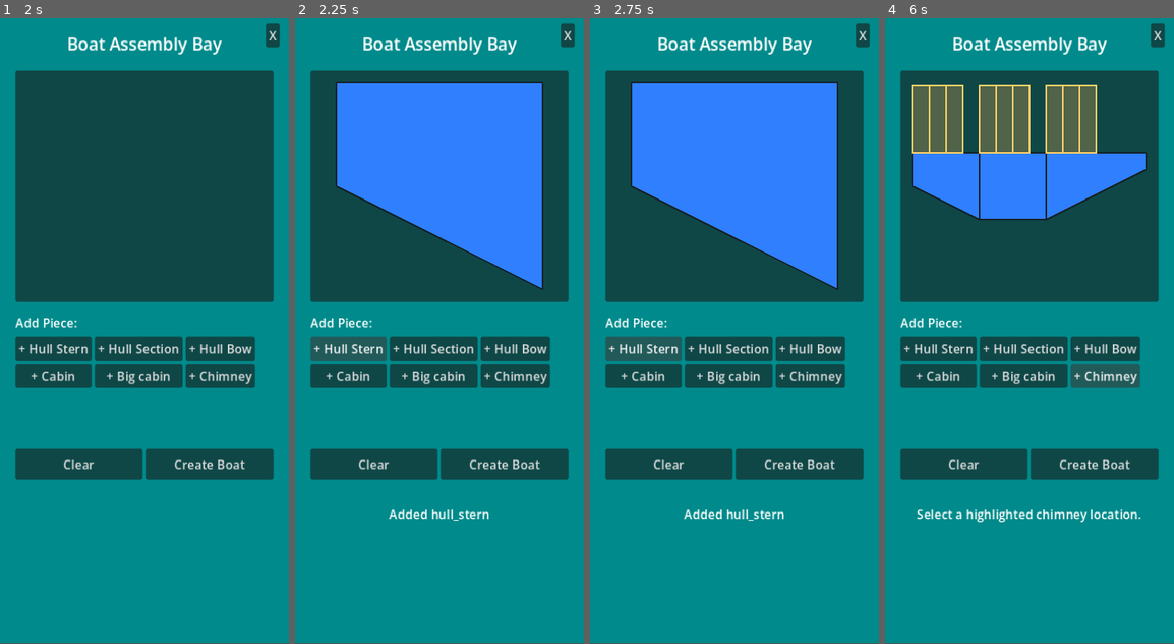
Above: before the commit, frames 1-4 (left to right).
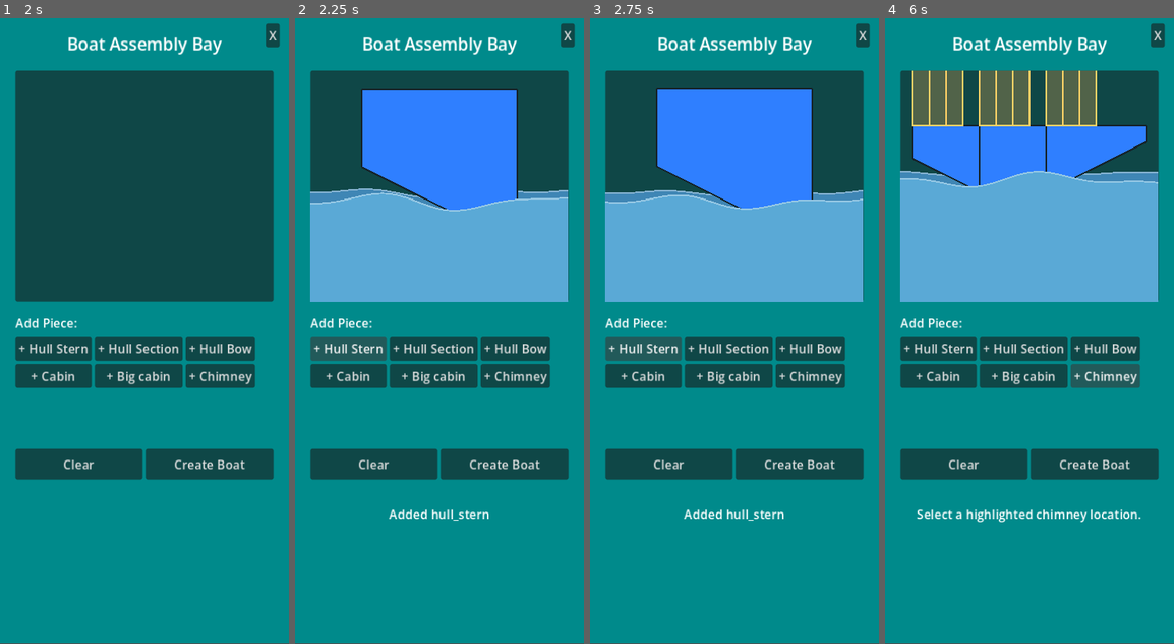
Above: after the commit, the same moments.

Repository: the-shipwrights/the-shipyard
Game: Godot game, scene res://ClientMain.tscn
The game is run twice, just before and just after one commit, with the same random seed, the same clock (stepped at 60 frames per second) and the same inputs.
Inputs (mouse positions are in pixels of both pictures, inside the frame that each line leads up to):
- Up to frame 1 (2 s): click (144, 305) at 0.52 s; type "12" at 0.6 s; click "Build a boat" at 1.25 s
- Up to frame 2 (2.25 s): click "+ Hull Stern" at 2 s
- Up to frame 3 (2.75 s): no input
- Up to frame 4 (6 s): click "+ Hull Section" at 2.75 s; click "+ Hull Bow" at 3.5 s; click "+ Cabin" at 4.25 s; click "+ Big cabin" at 5 s; click "+ Chimney" at 5.75 s

Frame 1 is identical in both runs. In frame 2, 19% of the frame differs, in the area x 5-95%, y 10-46%; in frame 3, 19%; in frame 4, 24%, in the area x 5-95%, y 8-46%.

Commit message:
Made the boat bob in water on the paint screen and fixed the paint highlighting to change with the field selection

Diff:
--- a/simulation/client/Scripts/boat_preview_2d.gd
+++ b/simulation/client/Scripts/boat_preview_2d.gd
@@ -18,6 +18,23 @@
 	4: {"width": 4.0, "height": 6.0, "shape": "rect", "color_field": "secondary"},
 	11: {"width": 1.0, "height": 4.0, "shape": "chimney", "color_field": "accent"},
 }
+
+const BACK_WAVE_COLOR := Color("#3f86b5")
+const FRONT_WAVE_COLOR := Color("#5aa9d6")
+const BOB_AMPLITUDE := 3.0
+const BOB_SPEED := 1.1
+const WAVE_STEP := 4.0
+const WAVE_MARGIN := 40.0
+const STEEPNESS := 0.5  # peaked crests; keep the sum of amp*k*steepness below 1
+
+# amplitude (px), wavelength (px), heave speed (rad/s), phase
+const SWELLS := [
+	[5.0, 280.0, 0.7, 0.0],
+	[6.0, 220.0, 0.9, 2.1],
+	[4.0, 140.0, 1.0, 3.0],
+]
+
+var _time := 0.0
 
 var _pieces: Array = []
 
@@ -71,6 +88,7 @@
 
 
 func _draw() -> void:
+	_candidate_rects.clear()
 	if _pieces.is_empty():
 		return
 
@@ -99,16 +117,27 @@
 
 	var boat_size := Vector2(max_x - min_x, max_y - min_y)
 	var available := size - Vector2(PADDING * 2.0, PADDING * 2.0)
+	available.y *= 0.75  # leave room for water below the boat
 	var scale_factor := minf(
 		available.x / maxf(boat_size.x, 1.0),
 		available.y / maxf(boat_size.y, 1.0)
 	)
-	var center := size / 2.0
+
+	var base_center := size / 2.0 - Vector2(0.0, size.y * 0.1)
+	var bob := _wave_offset(size.x * 0.5, 1.0, 1.0, 0.0).y * 0.6
+	var center := base_center + Vector2(0.0, bob)
 	var world_center := Vector2((min_x + max_x) / 2.0, (min_y + max_y) / 2.0)
+
+	# The waterline sits a quarter of the way up from the bottom of the boat.
+	var waterline := base_center.y + boat_size.y * scale_factor * 0.25
+
+	_draw_wave(waterline - 12.0, 0.75, 0.8, 1.0, BACK_WAVE_COLOR)
 
 	for piece in _pieces:
 		if piece is Dictionary:
 			_draw_piece(piece, world_center, center, scale_factor)
+
+	_draw_wave(waterline, 1.0, 1.0, 0.0, FRONT_WAVE_COLOR)
 
 	# Candidate config
 	var candidate_config: Dictionary = PIECE_TYPES.get(_candidate_piece_id, {})
@@ -244,3 +273,54 @@
 			placement_selected.emit(_candidate_piece_id, _placement_candidates[i])
 			accept_event()
 			return
+
+
+func _ready() -> void:
+	clip_contents = true
+
+func _process(delta: float) -> void:
+	_time += delta
+	queue_redraw()
+
+
+
+func _wave_offset(
+	x0: float,
+	amp_scale: float,
+	speed_scale: float,
+	phase_offset: float
+) -> Vector2:
+	var offset := Vector2.ZERO
+
+	for w in SWELLS:
+		var amp: float = w[0] * amp_scale
+		var spatial: float = x0 * TAU / w[1] + w[3] + phase_offset + _time * 0.05
+		var heave: float = _time * w[2] * speed_scale + w[3] * 1.7 + phase_offset
+		# Fixed shape in x, pulsing in time: up and down, not sliding sideways.
+		offset.y -= amp * sin(spatial) * sin(heave)
+
+	return offset
+
+
+func _draw_wave(
+	base_y: float,
+	amp_scale: float,
+	speed_scale: float,
+	phase_offset: float,
+	color: Color
+) -> void:
+	var span := size.x + WAVE_MARGIN * 2.0
+	var steps := int(ceil(span / WAVE_STEP))
+	var crest := PackedVector2Array()
+
+	for i in range(steps + 1):
+		var x0 := -WAVE_MARGIN + span * float(i) / float(steps)
+		var o := _wave_offset(x0, amp_scale, speed_scale, phase_offset)
+		crest.append(Vector2(x0 + o.x, base_y + o.y))
+
+	var polygon := crest.duplicate()
+	polygon.append(Vector2(crest[-1].x, size.y + 10.0))
+	polygon.append(Vector2(crest[0].x, size.y + 10.0))
+
+	draw_colored_polygon(polygon, color)
+	draw_polyline(crest, color.lightened(0.35), 2.0)
--- a/simulation/client/Scripts/customize_view.gd
+++ b/simulation/client/Scripts/customize_view.gd
@@ -59,6 +59,7 @@
 	launch_button.disabled = false
 	launch_button.show()
 	status_label.text = ""
+	palette.select_color(selected_colors[active_color_field])
 
 func _get_api_base() -> String:
 	if OS.has_feature("web"):
@@ -82,6 +83,7 @@
 
 func _on_color_field_selected(field: String) -> void:
 	active_color_field = field
+	palette.select_color(selected_colors[field])
 	_update_color_buttons()
 
 
--- a/simulation/client/Scripts/palette.gd
+++ b/simulation/client/Scripts/palette.gd
@@ -77,3 +77,11 @@
 
 	if edited_scene_root != null:
 		node.owner = edited_scene_root
+
+func clear_selection() -> void:
+	_selected_index = -1
+	_update_selection_visuals()
+
+func select_color(color: Color) -> void:
+	_selected_index = palette_colors.find(color)  # -1 if there's no match, which clears it
+	_update_selection_visuals()
--- a/simulation/client/Views/CustomizeView.tscn
+++ b/simulation/client/Views/CustomizeView.tscn
@@ -21,9 +21,17 @@
 layout_mode = 0
 offset_right = 375.0
 offset_bottom = 812.0
-color = Color(0.11979788, 0.5071407, 0.70213145, 1)
-
-[node name="Background2" type="ColorRect" parent="." unique_id=939362185]
+color = Color(0.6477073, 0.29233834, 0.30535814, 1)
+
+[node name="BoatBackground" type="ColorRect" parent="." unique_id=449605585]
+layout_mode = 0
+offset_left = 35.0
+offset_top = 77.0
+offset_right = 338.0
+offset_bottom = 307.0
+color = Color(0.33307213, 0.6583796, 0.8923493, 1)
+
+[node name="PaletteBackground" type="ColorRect" parent="." unique_id=939362185]
 layout_mode = 0
 offset_left = 33.0
 offset_top = 335.0
@@ -35,13 +43,13 @@
 layout_mode = 1
 anchors_preset = 10
 anchor_bottom = 0.0
-offset_left = 24.0
-offset_top = 60.0
-offset_right = -24.0
-offset_bottom = 300.0
+offset_left = 41.0
+offset_top = 86.0
+offset_right = -41.0625
+offset_bottom = 301.0
 grow_vertical = 1
 
-[node name="TextureRect" type="TextureRect" parent="." unique_id=545828411]
+[node name="LeftLog" type="TextureRect" parent="." unique_id=545828411]
 layout_mode = 0
 offset_left = 5.0
 offset_right = 45.0
@@ -50,7 +58,7 @@
 expand_mode = 1
 stretch_mode = 5
 
-[node name="TextureRect2" type="TextureRect" parent="." unique_id=549153111]
+[node name="RightLog" type="TextureRect" parent="." unique_id=549153111]
 texture_filter = 1
 layout_mode = 0
 offset_left = 330.0
@@ -64,9 +72,9 @@
 texture_filter = 1
 layout_mode = 0
 offset_left = -2.0
-offset_top = 1.0
+offset_top = 34.0
 offset_right = 378.0
-offset_bottom = 171.0
+offset_bottom = 204.0
 texture = ExtResource("4_t30ng")
 expand_mode = 1
 
@@ -292,9 +300,9 @@
 anchor_left = 0.5
 anchor_right = 0.5
 offset_left = -41.0
-offset_top = 19.0
+offset_top = 52.0
 offset_right = 41.0
-offset_bottom = 42.0
+offset_bottom = 75.0
 grow_horizontal = 2
 text = "Paint shop"
 
Not shown, changed: backend/boats.db
